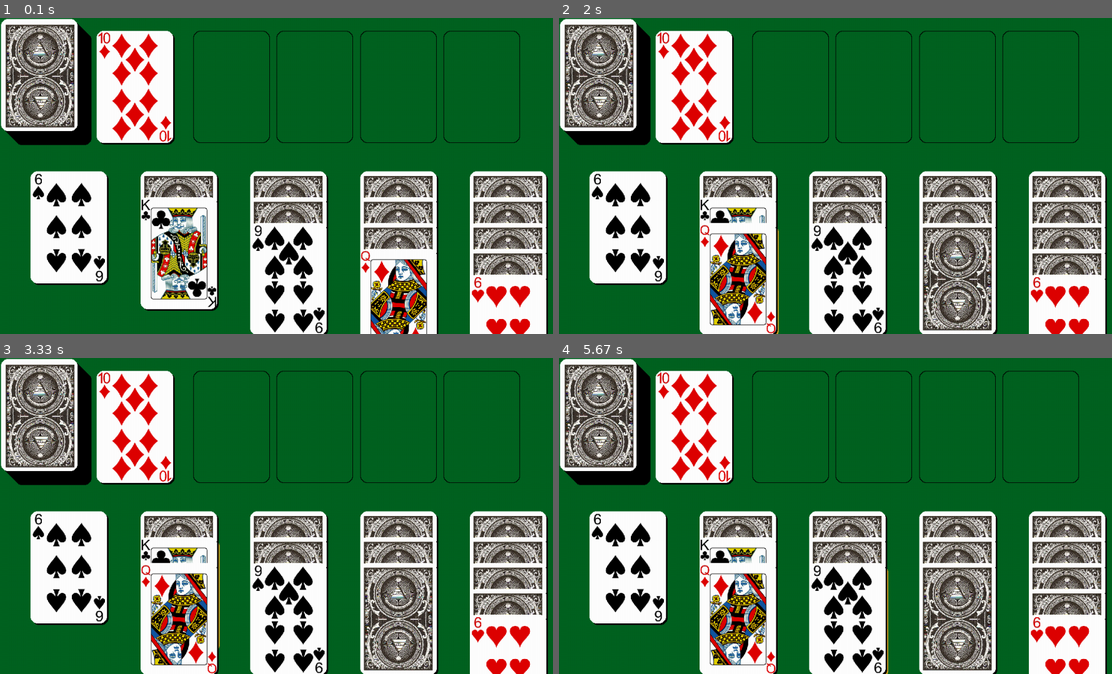
Above: before the commit, frames 1-4 (two rows, left to right).
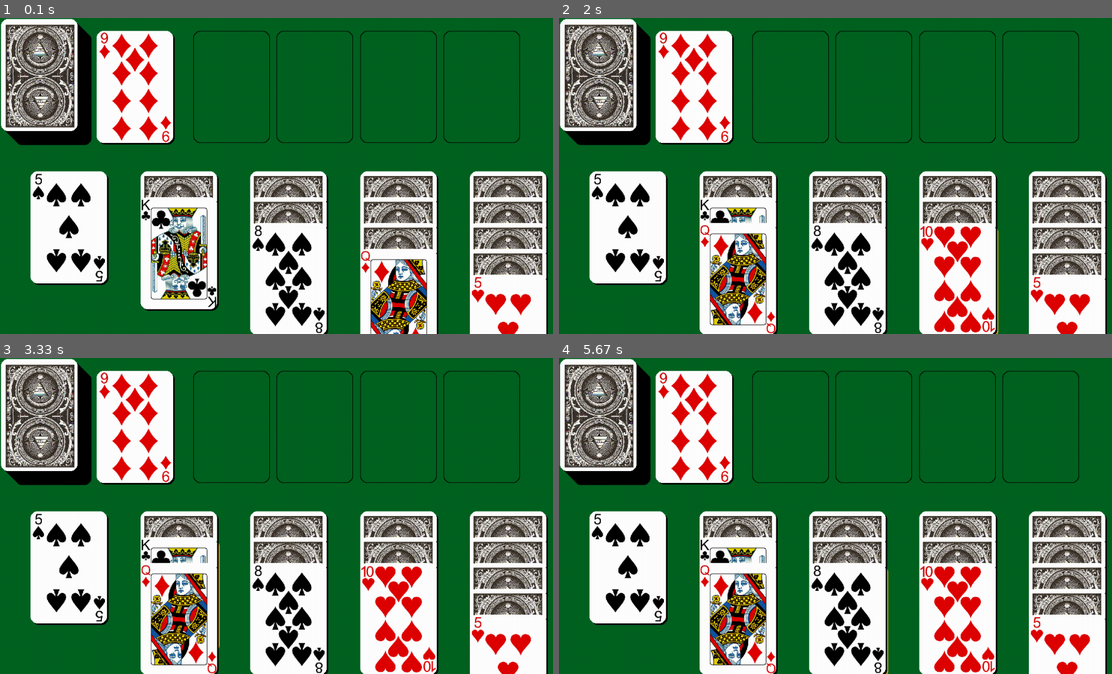
Above: after the commit, the same moments.

Repository: unluckycord/NewPygame
Game: pygame game, started from Main.py
Two runs of this game, one before a commit and one after it. Both use one fixed random seed, a clock stepped at 60 frames per second and the inputs below.
Inputs (mouse positions are in pixels of both pictures, inside the frame that each line leads up to):
- Up to frame 1 (0.1 s): no input
- Up to frame 2 (2 s): press the mouse at (741, 251) at 0.37 s; move the mouse to (829, 223) at 0.47 s; release the mouse at (918, 201) at 0.6 s; tap C at 0.67 s; press the mouse at (741, 251) at 1.03 s; move the mouse to (896, 264) at 1.13 s; release the mouse at (1045, 283) at 1.27 s; press the mouse at (741, 251) at 1.37 s; move the mouse to (719, 251) at 1.47 s; release the mouse at (697, 251) at 1.6 s; click (935, 286) at 1.72 s
- Up to frame 3 (3.33 s): press the mouse at (376, 626) at 2.6 s; move the mouse to (243, 579) at 2.7 s; release the mouse at (110, 528) at 2.83 s; click (215, 547) at 2.95 s; press the mouse at (215, 547) at 3.27 s
- Up to frame 4 (5.67 s): move the mouse to (857, 582) at 3.37 s; release the mouse at (946, 613) at 3.5 s; press the mouse at (774, 547) at 3.6 s; move the mouse to (907, 591) at 3.7 s; release the mouse at (1045, 636) at 3.83 s; press the mouse at (774, 547) at 3.93 s; move the mouse to (802, 547) at 4.03 s; release the mouse at (829, 544) at 4.17 s; press the mouse at (774, 547) at 4.27 s; move the mouse to (807, 553) at 4.37 s; release the mouse at (846, 563) at 4.5 s; press the mouse at (774, 547) at 4.6 s; move the mouse to (791, 500) at 4.7 s; release the mouse at (807, 452) at 4.83 s; press the mouse at (774, 547) at 4.93 s; move the mouse to (824, 579) at 5.03 s; release the mouse at (879, 610) at 5.17 s; press the mouse at (774, 547) at 5.27 s; move the mouse to (890, 566) at 5.37 s; release the mouse at (1012, 588) at 5.5 s; click (852, 585) at 5.62 s

The runs differ from the first frame. In frame 1, 3.1% of the frame differs, in the area x 6-97%, y 4-100%; in frame 2, 7.3%; in frame 3, 7.1%; in frame 4, 7.1%.

Commit message:
CARDS CAN MOVE YIPPEE

Diff:
--- a/Card.py
+++ b/Card.py
@@ -15,6 +15,10 @@
         self.cardRect = cardRect
         self.col = col
         self.row = row
+        if(self.suit == "s" or self.suit == "c"):
+            self.colorIndex = 1
+        else:
+            self.colorIndex = 0
         match rankandsuit:
             case "2s":
                 self.card = Assets.twos
@@ -88,37 +92,37 @@
                 self.card = Assets.tenh
             case "10c":
                 self.card = Assets.tenc
+            case "11s":
+                self.card = Assets.jacks
+            case "11d":
+                self.card = Assets.jackd
+            case "11h":
+                self.card = Assets.jackh
+            case "11c":
+                self.card = Assets.jackc
             case "12s":
-                self.card = Assets.jacks
+                self.card = Assets.queens
             case "12d":
-                self.card = Assets.jackd
+                self.card = Assets.queend
             case "12h":
-                self.card = Assets.jackh
+                self.card = Assets.queenh
             case "12c":
-                self.card = Assets.jackc
+                self.card = Assets.queenc
             case "13s":
-                self.card = Assets.queens
+                self.card = Assets.kings
             case "13d":
-                self.card = Assets.queend
+                self.card = Assets.kingd
             case "13h":
-                self.card = Assets.queenh
+                self.card = Assets.kingh
             case "13c":
-                self.card = Assets.queenc
-            case "14s":
-                self.card = Assets.kings
-            case "14d":
-                self.card = Assets.kingd
-            case "14h":
-                self.card = Assets.kingh
-            case "14c":
                 self.card = Assets.kingc
-            case "11s":
+            case "1s":
                 self.card = Assets.aces
-            case "11d":
+            case "1d":
                 self.card = Assets.aced
-            case "11h":
+            case "1h":
                 self.card = Assets.aceh
-            case "11c":
+            case "1c":
                 self.card = Assets.acec
 
     #its really dumb and silly, however, i had to add this as a function, otherwise the card cannot initilize or change properly.
@@ -196,35 +200,35 @@
                 self.card = Assets.tenh
             case "10c":
                 self.card = Assets.tenc
+            case "11s":
+                self.card = Assets.jacks
+            case "11d":
+                self.card = Assets.jackd
+            case "11h":
+                self.card = Assets.jackh
+            case "11c":
+                self.card = Assets.jackc
             case "12s":
-                self.card = Assets.jacks
+                self.card = Assets.queens
             case "12d":
-                self.card = Assets.jackd
+                self.card = Assets.queend
             case "12h":
-                self.card = Assets.jackh
+                self.card = Assets.queenh
             case "12c":
-                self.card = Assets.jackc
+                self.card = Assets.queenc
             case "13s":
-                self.card = Assets.queens
+                self.card = Assets.kings
             case "13d":
-                self.card = Assets.queend
+                self.card = Assets.kingd
             case "13h":
-                self.card = Assets.queenh
+                self.card = Assets.kingh
             case "13c":
-                self.card = Assets.queenc
-            case "14s":
-                self.card = Assets.kings
-            case "14d":
-                self.card = Assets.kingd
-            case "14h":
-                self.card = Assets.kingh
-            case "14c":
                 self.card = Assets.kingc
-            case "11s":
+            case "1s":
                 self.card = Assets.aces
-            case "11d":
+            case "1d":
                 self.card = Assets.aced
-            case "11h":
+            case "1h":
                 self.card = Assets.aceh
-            case "11c":
+            case "1c":
                 self.card = Assets.acec
--- a/GameLoop.py
+++ b/GameLoop.py
@@ -32,7 +32,10 @@
     tableauCardlocationx,tableauCardlocationy = -180*Assets.scalingVal,350*Assets.scalingVal
     for i in range(8):
         for f in range(i):
-            ListOfCards.tableauObj[i].append(Card.Card(ListOfCards.listOfActiveCards[0], tableauCardlocationx+(250*Assets.scalingVal*i),tableauCardlocationy+(50*f), None, "DOWN", pygame.Rect(tableauCardlocationx+(250*Assets.scalingVal*i),tableauCardlocationy+(50*f),Assets.CARDWIDTH,Assets.CARDHEIGHT),i,f))
+            if(f+1<i):
+                ListOfCards.tableauObj[i].append(Card.Card(ListOfCards.listOfActiveCards[0], tableauCardlocationx+(250*Assets.scalingVal*i),tableauCardlocationy+(50*f), None, "DOWN", pygame.Rect(tableauCardlocationx+(250*Assets.scalingVal*i),tableauCardlocationy+(50*f),Assets.CARDWIDTH,Assets.CARDHEIGHT),i-1,f))
+            else:
+                ListOfCards.tableauObj[i].append(Card.Card(ListOfCards.listOfActiveCards[0], tableauCardlocationx+(250*Assets.scalingVal*i),tableauCardlocationy+(50*f), None, "UP", pygame.Rect(tableauCardlocationx+(250*Assets.scalingVal*i),tableauCardlocationy+(50*f),Assets.CARDWIDTH,Assets.CARDHEIGHT),i-1,f))
             ListOfCards.listOfActiveCards.pop(0)
 
     for i in range(len(ListOfCards.listOfActiveCards)):
@@ -41,10 +44,7 @@
     currentCardTableau = None
     prevCard = None
 
-    for i in range(8):
-        for f in range(i):
-            print(i,f)
-    print(ListOfCards.tableauObj)
+    #python is silly, so I had to remove an extra array, that, or I am stupid
     ListOfCards.tableauObj.pop(0)
 
     while run:
@@ -59,21 +59,26 @@
             if event.type == pygame.QUIT:
                 run = False
             mouseInput = pygame.mouse.get_pressed()
-        if keysPressed[pygame.K_c]:
+
+        if keysPressed[pygame.K_c] and (prevCard != None or currentCard != None):
+            grabCheck = False
             prevCard = None
             currentCard = None
+
         if mouseInput == (0, 0, 1) and nowDraw - currentTickDrawCard  >= 200 and pygame.Rect.colliderect(mouseRect,DrawnCard.cardRect):
-            for i in range(100):
-                #if(nowAnimate - currentTickAnimation >=10):
-                DrawnCard.cardlocationx-=22*(deltaTime*Assets.TARGETFPS)*Assets.scalingVal
-                DrawnCard.cardlocationy-=3*(deltaTime*Assets.TARGETFPS)*Assets.scalingVal
-                #currentTickAnimation = nowAnimate
+            while(i<0):
+                if(nowAnimate - currentTickAnimation >=1):
+                    DrawnCard.cardlocationx-=22*(deltaTime*Assets.TARGETFPS)*Assets.scalingVal
+                    DrawnCard.cardlocationy-=3*(deltaTime*Assets.TARGETFPS)*Assets.scalingVal
+                    currentTickAnimation = nowAnimate
+                    i+=1
             Assets.cardFlick.play()
-            for i in range(100):
-                #if(nowAnimate - currentTickAnimation >=10):
-                DrawnCard.cardlocationx+=22*(deltaTime*Assets.TARGETFPS)*Assets.scalingVal
-                DrawnCard.cardlocationy+=3*(deltaTime*Assets.TARGETFPS)*Assets.scalingVal
-                #currentTickAnimation = nowAnimate
+            while(i<0):
+                if(nowAnimate - currentTickAnimation >=1):
+                    DrawnCard.cardlocationx+=22*(deltaTime*Assets.TARGETFPS)*Assets.scalingVal
+                    DrawnCard.cardlocationy+=3*(deltaTime*Assets.TARGETFPS)*Assets.scalingVal
+                    currentTickAnimation = nowAnimate
+                    i+=1
             currentCard = DealCards.drawCardFromDeck()
             flipCardCheck = True
             currentTickDrawCard = nowDraw
@@ -87,14 +92,17 @@
                     if(prevCard == None):
                         prevCard = ListOfCards.tableauObj[i][f]
                     grabCheck = True
-                    if(currentCardTableau.rank+1 == prevCard.rank):
-                        print("yes")
+                    if(currentCardTableau.rank+1 == prevCard.rank and currentCardTableau.colorIndex != prevCard.colorIndex):
+                        #the great card migration
+                        ListOfCards.tableauObj[prevCard.col].append(currentCardTableau)
+                        ListOfCards.tableauObj[currentCardTableau.col][currentCardTableau.row-1].cardUpOrDown="UP"
                         currentCardTableau.cardRect.x, currentCardTableau.cardRect.y = prevCard.cardRect.x, prevCard.cardRect.y+50
+                        ListOfCards.tableauObj[currentCardTableau.col].pop(currentCardTableau.row)
+                        ListOfCards.tableauObj[prevCard.col][len(ListOfCards.tableauObj[prevCard.col])-1].row = len(ListOfCards.tableauObj[prevCard.col])-1
+                        ListOfCards.tableauObj[prevCard.col][currentCardTableau.row].col = prevCard.col
+                        grabCheck = False
                         prevCard = None
                         currentCard = None
-                else:
-                    pass
-                    #grabCheck = False
         PaintGame.drawWindow(flipCardCheck,grabCheck, DrawnCard, currentCard,mouseRect,DrawnCard.cardRect,stackList,currentCardTableau,pileLocationShadow)
         pygame.display.update()
     pygame.quit()
--- a/ListOfCards.py
+++ b/ListOfCards.py
@@ -1,6 +1,7 @@
 #when dealing cards, list ensures user doesnt receive dupes
 
-listOfActiveCards = ["2s", "2d", "2h", "2c",
+listOfActiveCards = ["1s", "1d", "1h", "1c",
+                     "2s", "2d", "2h", "2c",
                      "3s", "3d", "3h", "3c",
                      "4s", "4d", "4h", "4c",
                      "5s", "5d", "5h", "5c",
@@ -11,23 +12,22 @@
                      "10s", "10d", "10h", "10c",
                      "11s", "11d", "11h", "11c",
                      "12s", "12d", "12h", "12c",
-                     "13s", "13d", "13h", "13c",
-                     "14s", "14d", "14h", "14c",]
+                     "13s", "13d", "13h", "13c",]
 listOfActiveCardsPostShuffle = []
 listOfSpentCards = []
 tableauObj = [[]for i in range(8)]
 cardStack = []
 cardStackOject = ["thing to be removed"]
-LISTOFALLDEFAULTCARDS = ["2s", "2d", "2h", "2c",
-                     "3s", "3d", "3h", "3c",
-                     "4s", "4d", "4h", "4c",
-                     "5s", "5d", "5h", "5c",
-                     "6s", "6d", "6h", "6c",
-                     "7s", "7d", "7h", "7c",
-                     "8s", "8d", "8h", "8c",
-                     "9s", "9d", "9h", "9c",
-                     "10s", "10d", "10h", "10c",
-                     "11s", "11d", "11h", "11c",
-                     "12s", "12d", "12h", "12c",
-                     "13s", "13d", "13h", "13c",
-                     "14s", "14d", "14h", "14c",]
+LISTOFALLDEFAULTCARDS = ["1s", "1d", "1h", "1c",
+                         "2s", "2d", "2h", "2c",
+                         "3s", "3d", "3h", "3c",
+                         "4s", "4d", "4h", "4c",
+                         "5s", "5d", "5h", "5c",
+                         "6s", "6d", "6h", "6c",
+                         "7s", "7d", "7h", "7c",
+                         "8s", "8d", "8h", "8c",
+                         "9s", "9d", "9h", "9c",
+                         "10s", "10d", "10h", "10c",
+                         "11s", "11d", "11h", "11c",
+                         "12s", "12d", "12h", "12c",
+                         "13s", "13d", "13h", "13c",]
--- a/PaintGame.py
+++ b/PaintGame.py
@@ -37,13 +37,12 @@
             pygame.draw.rect(Assets.WIN, Assets.BLACK, (ListOfCards.tableauObj[i][f].cardRect.x+(4*Assets.scalingVal),ListOfCards.tableauObj[i][f].cardRect.y+(4*Assets.scalingVal), Assets.CARDWIDTH,Assets.CARDHEIGHT),width=0, border_radius=13)
             #white card surface
             pygame.draw.rect(Assets.WIN, Assets.WHITE, (ListOfCards.tableauObj[i][f].cardRect.x,ListOfCards.tableauObj[i][f].cardRect.y, Assets.CARDWIDTH,Assets.CARDHEIGHT),width=0, border_radius=13)
-            if(f < i):
+            if(ListOfCards.tableauObj[i][f].cardUpOrDown == "DOWN"):
                 #card back
                 Assets.WIN.blit(Assets.cardback_black, (ListOfCards.tableauObj[i][f].cardRect.x+(9*Assets.scalingVal),ListOfCards.tableauObj[i][f].cardRect.y+(11*Assets.scalingVal)))
             else:
                 #card face
                 Assets.WIN.blit(ListOfCards.tableauObj[i][f].card, (ListOfCards.tableauObj[i][f].cardRect.x,ListOfCards.tableauObj[i][f].cardRect.y))
-                ListOfCards.tableauObj[i][f].cardUpOrDown = "UP"
 
 
 
